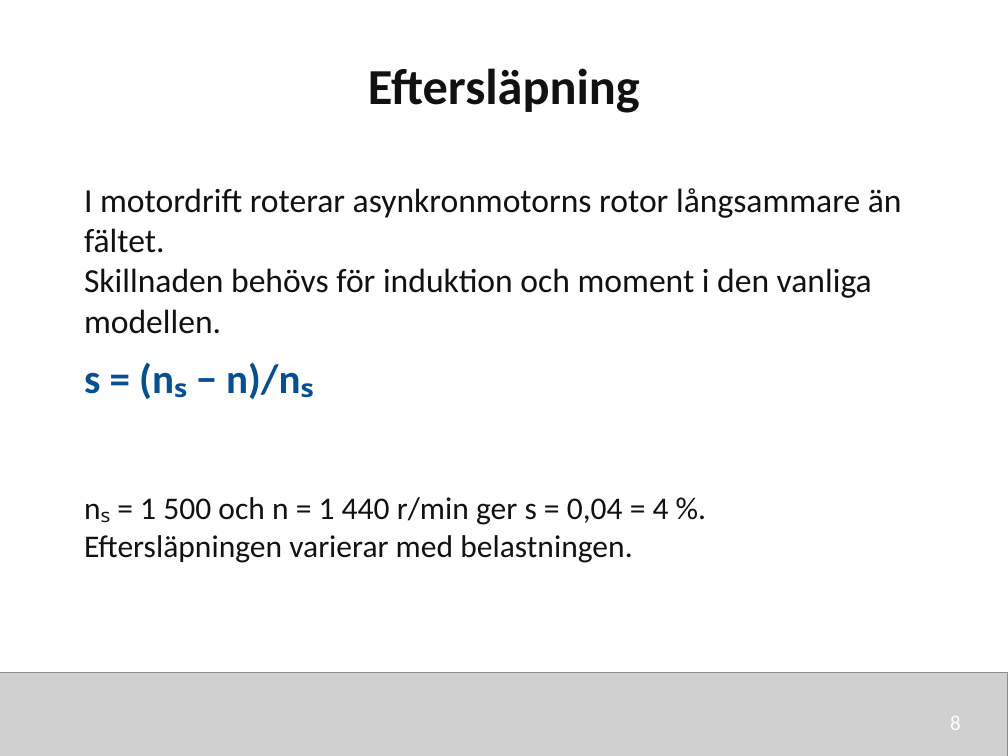
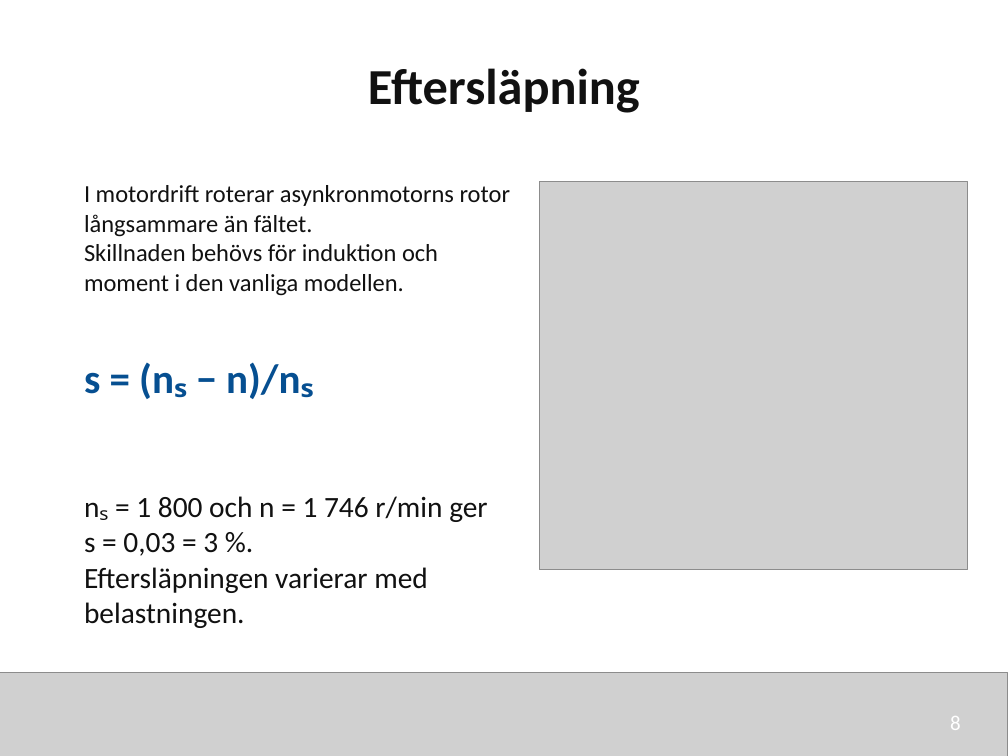
Before and after one commit to nj22az/nj22az.github.io, a slide deck: slide 8 of sjoskolan/vecka-43/aktuell/v43_02_Transformatorer_och_motorer_elev.pptx. Drawn at 1008x756 pixels with LibreOffice and Linux fonts; fonts in the diff are those of the drawing; grey boxes stand for pictures. Boxes give left, top, right and bottom in pixels: in the first picture for what was removed or moved away, otherwise in the second. Text is boxed around its words. In the diff, an @@ line names an element or a change of style, - is before the commit and + after.

```diff
--- a/sjoskolan/vecka-43/aktuell/v43_02_Transformatorer_och_motorer_elev.pptx
+++ b/sjoskolan/vecka-43/aktuell/v43_02_Transformatorer_och_motorer_elev.pptx
@@ text "I motordrift roterar asynkronmotorns rotor ..." at [84,185,510,296]: size 24 to 17.5 pt @@
@@ picture added at [539,181,968,570] @@
@@ text at [84,496,487,556]: text changed; size 22.5 to 21 pt @@
-nₛ = 1 500 och n = 1 440 r/min ger s = 0,04 = 4 %.
+nₛ = 1 800 och n = 1 746 r/min ger s = 0,03 = 3 %.
@@ text at [84,567,428,628]: size 22.5 to 21 pt in "Eftersläpningen varierar med belastningen." @@
```
Also in this commit, not shown: 10 other slides changed, 14 other files.
